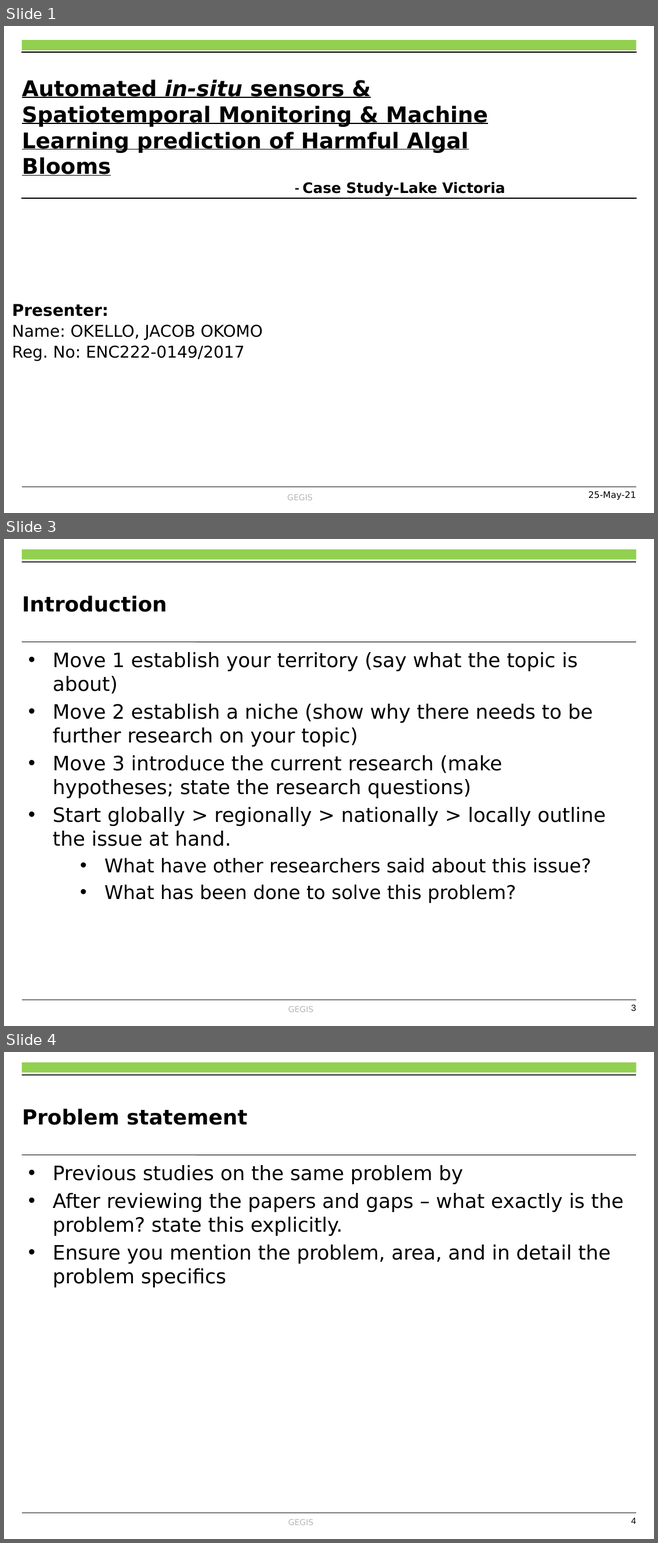
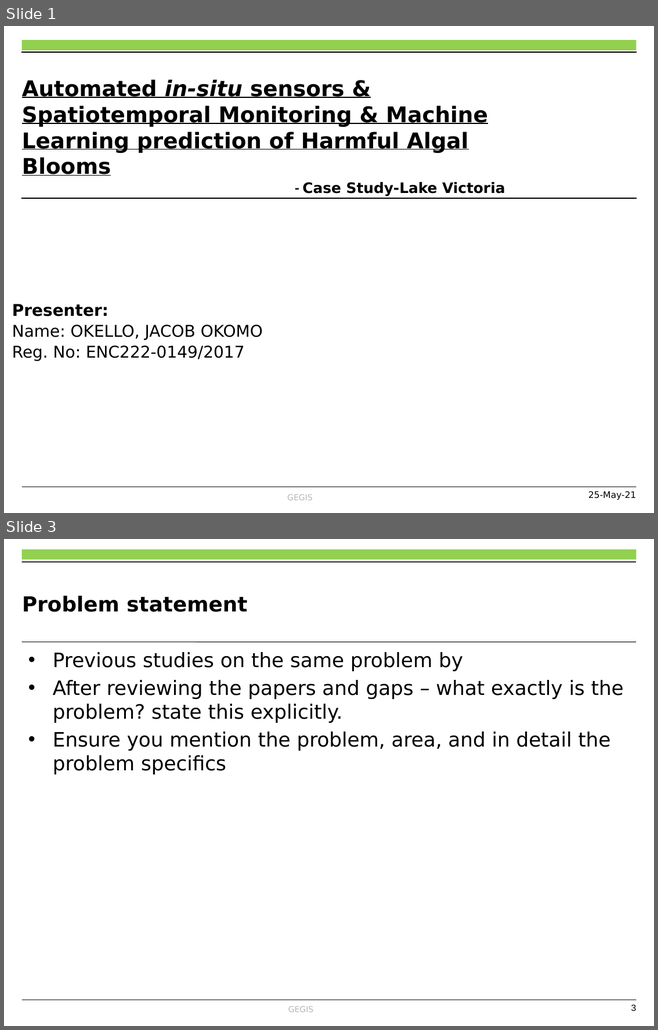
Before and after one commit to OkomoJacob/FinalYearProject, a slide deck: MY PRESENTATION.pptx. Shown one above the other, each under a label of ours: slides 1, 3 and 4 before the commit, slides 1 and 3 after it; the slides between them are not shown. The pictures are 658x1543 and 658x1030 pixels, drawn with LibreOffice and Linux fonts; fonts in the diff are those of the drawing; background and template pictures are left out. Boxes give left, top, right and bottom in pixels: in the first picture for what was removed or moved away, otherwise in the second. Text is boxed around its words. In the diff, an @@ line names an element or a change of style, - is before the commit and + after.

Commit message:
:fire:, :pencil:, :books: :camera: :hammer: Close Intro

```diff
--- a/MY PRESENTATION.pptx
+++ b/MY PRESENTATION.pptx
@@ slide 3 removed at (x1=4, y1=539, x2=654, y2=1026), background #FFFFFF; not listed: 6 template elements that a slide beside it also shows @@
@@ title removed at (x1=22, y1=595, x2=167, y2=612) @@
-Introduction
@@ text removed at (x1=53, y1=652, x2=605, y2=903) @@
-• Move 1 establish your territory (say what the topic is about)
-• Move 2 establish a niche (show why there needs to be further research on your topic)
-• Move 3 introduce the current research (make hypotheses; state the research questions)
-• Start globally > regionally > nationally > locally outline the issue at hand.
-        • What have other researchers said about this issue?
-        • What has been done to solve this problem?
@@ what was slide 4 is now slide 3 @@
@@ page number at (x1=631, y1=1005, x2=636, y2=1011): text changed @@
-4
+3
```
Also in this commit, not shown: 1 slide changed.
